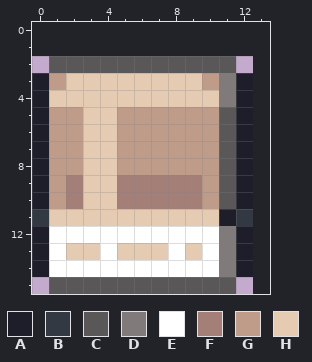
A pixel-art sprite gets an edit: Content/Items/Accessories/ColorChips/ColorChipEmpty.png. The picture above was drawn from the file before the commit.
The file is 26x28 pixels, drawn in blocks of 2x2; one block is one cell here. The old version is drawn lined up with the new one, on the new canvas.
Palette (. is transparent): A #1d1e29  B #333942  C #595757  D #807b7a  E #ffffff  F #a47f78  G #bf9c89  H #e4cbb2
Pixels before, first column x 0:
 2 .CCCCCCCCCCC.
 3 AGHHHHHHHHGDA
 4 AHHHHHHHHHHDA
 5 AGGHHGGGGGGCA
 6 AGGHHGGGGGGCA
 7 AGGHHGGGGGGCA
 8 AGGHHGGGGGGCA
 9 AGFHHFFFFFGCA
10 AGFHHFFFFFGCA
11 BHHHHHHHHHHAB
12 AEEEEEEEEEEDA
13 AEHHEHHHEHEDA
14 AEEEEEEEEEEDA
15 .CCCCCCCCCCC.
The result:
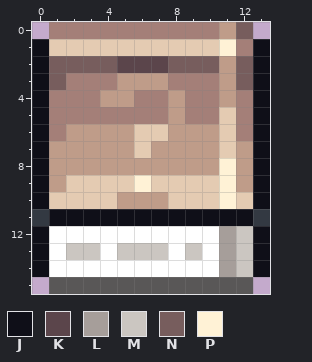
Colours new in this view: J #0f0f18  K #5b454b  L #a69e9a  M #cbc6c1  N #775d5d  P #fff2d6
Commit message: adjust texture for color chips and sheldon licenses
Change:
canvas 13x14 -> 14x16, the old top-left corner now at 0,2
Changed rows in their new state; - is an unchanged pixel.
first column x 0:
 0 -FFFFFFFFFFGN-
 1 JHHHHHHHHHHPFJ
 2 JNNNNKKKNNNGNJ
 3 JNFFFGGGFFFGNJ
 4 JFFFGGFFGFFGFJ
 5 JFFFFFFF-FFHFJ
 6 JF-GG-HH---HFJ
 7 J--GG-H----HGJ
 8 J--GG------PGJ
 9 J-H--HPHHHHPGJ
10 JHH--GGGHHHPHJ
11 -JJJJJJJJJJJJB
12 J----------LMJ
13 J-MM-MMM-M-LMJ
14 J----------LMJ
15 ------------C-
